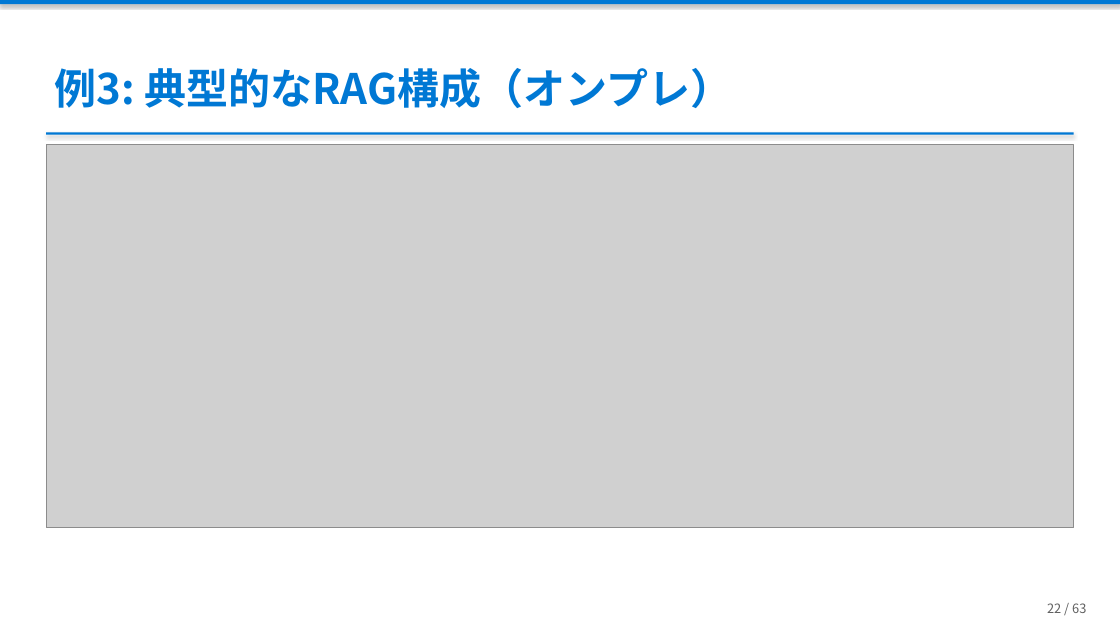
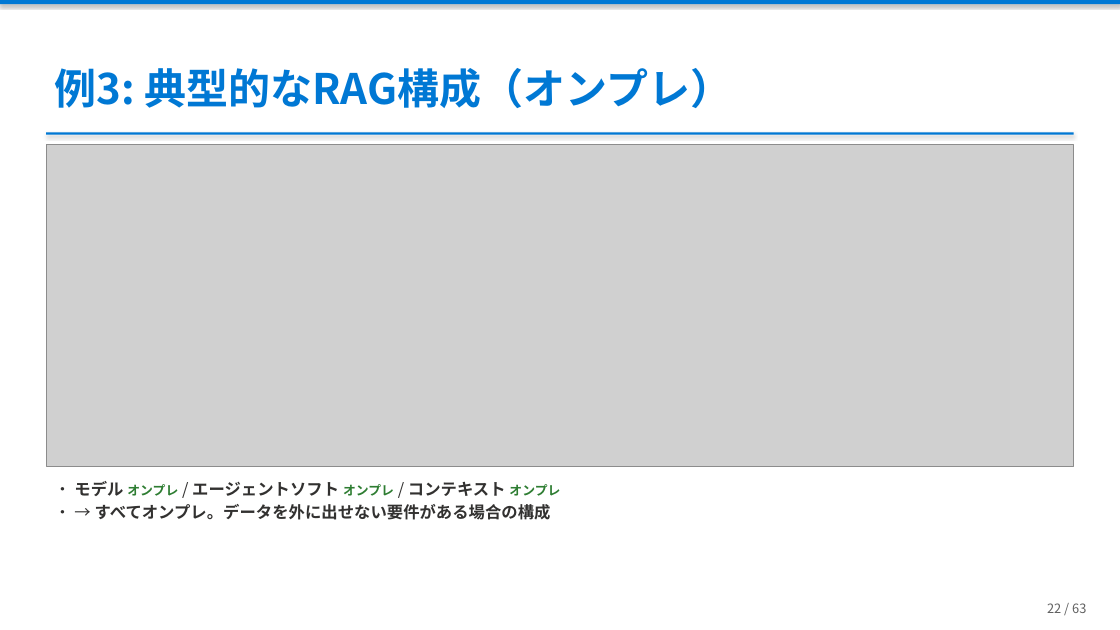
Before and after one commit to ebibibi/presentations, a slide deck: slide 22 of HCCJP_71/AI時代の「本当の」ハイブリッドクラウド — エージェントが実現した、あの頃の夢.pptx. Drawn at 1120x630 pixels with LibreOffice and Linux fonts; fonts in the diff are those of the drawing; grey boxes stand for pictures. Boxes give left, top, right and bottom in pixels: in the first picture for what was removed or moved away, otherwise in the second. Text is boxed around its words. In the diff, an @@ line names an element or a change of style, - is before the commit and + after.

```diff
--- a/HCCJP_71/AI時代の「本当の」ハイブリッドクラウド — エージェントが実現した、あの頃の夢.pptx
+++ b/HCCJP_71/AI時代の「本当の」ハイブリッドクラウド — エージェントが実現した、あの頃の夢.pptx
@@ picture: place and size @@
-picture at [46,145,1074,528]
+picture at [46,145,1074,467]
@@ text added at [74,481,560,520], 14 pt, text #323130, bold @@
+• モデル オンプレ / エージェントソフト オンプレ / コンテキスト オンプレ
+• → すべてオンプレ。データを外に出せない要件がある場合の構成
```
Also in this commit, not shown: 8 other slides changed, 1 other file.
